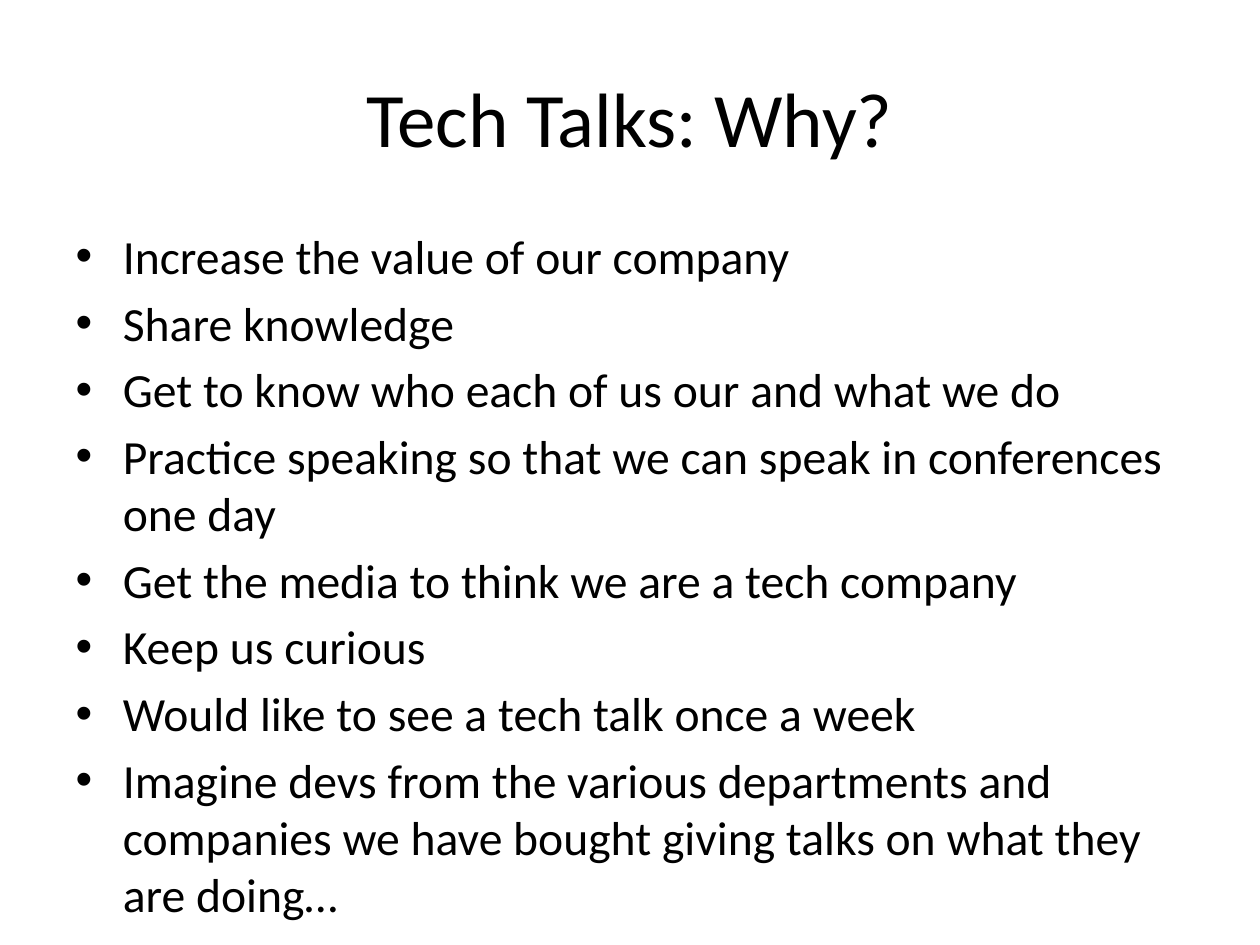
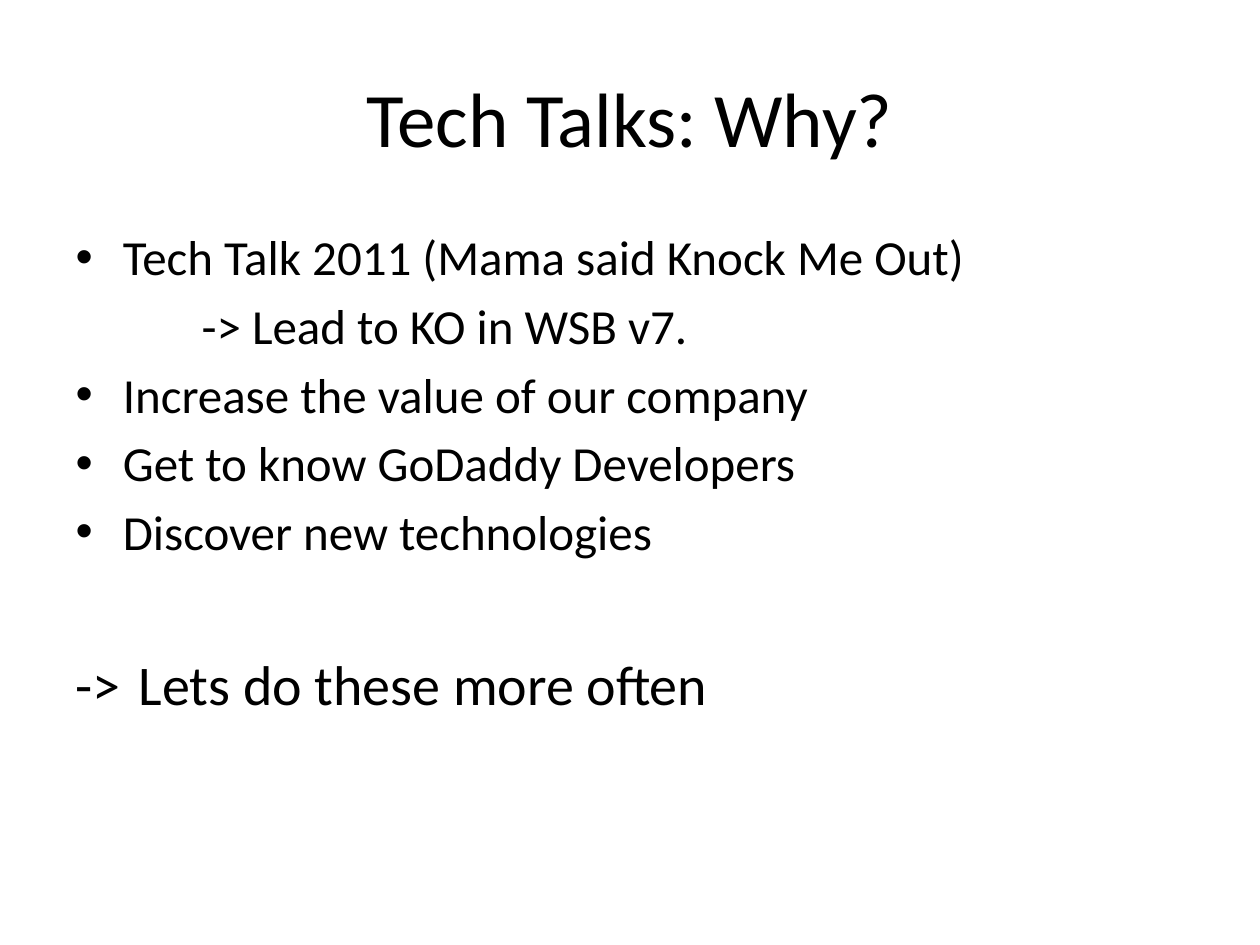
Before and after one commit to Moollihawkja/KOvsNG, a slide deck: slide 3 of KOvsNG.pptx. Drawn at 1260x945 pixels with LibreOffice and Linux fonts; fonts in the diff are those of the drawing. Boxes give left, top, right and bottom in pixels: in the first picture for what was removed or moved away, otherwise in the second. Text is boxed around its words. In the diff, an @@ line names an element or a change of style, - is before the commit and + after.

```diff
--- a/KOvsNG.pptx
+++ b/KOvsNG.pptx
@@ text at <box>123,239,963,345</box>: paragraphs added @@
+  • Tech Talk 2011 (Mama said Knock Me Out)
+  -> Lead to KO in WSB v7.
@@ text at <box>123,379,807,421</box>: size 27.2 to 28 pt in "Increase the value of our company" @@
@@ text at <box>123,447,795,706</box>: text changed; size 27.2 to 28 pt @@
-• Share knowledge
-• Get to know who each of us our and what we do
-• Practice speaking so that we can speak in conferences one day
-• Get the media to think we are a tech company
-• Keep us curious
-• Would like to see a tech talk once a week
-• Imagine devs from the various departments and companies we have bought giving talks on what they are doing…
+• Get to know GoDaddy Developers
+• Discover new technologies
+-> Lets do these more often
```
Also in this commit, not shown: 14 other slides changed, 1 slide added, 1 slide removed, 5 other files.
